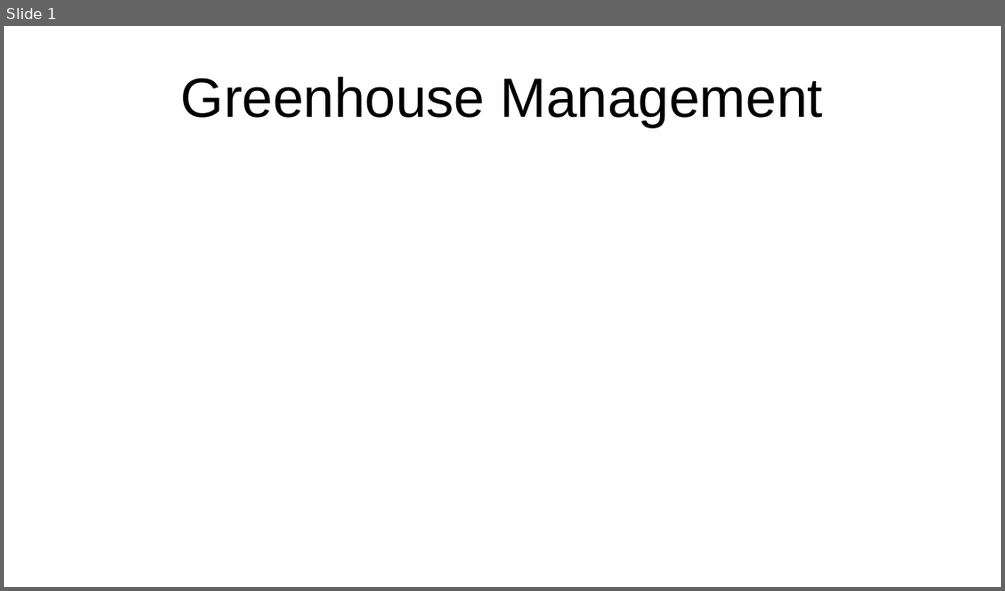
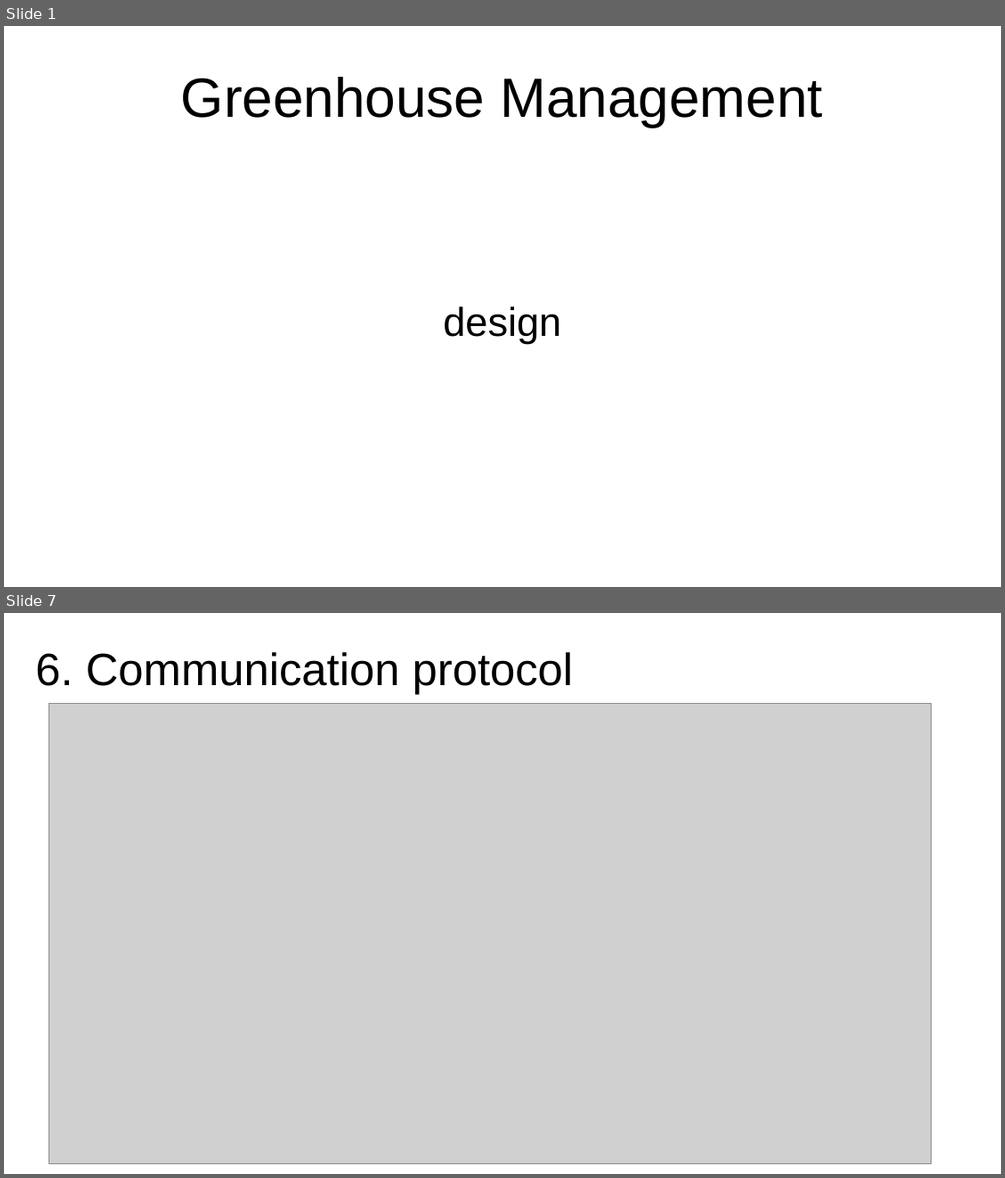
Before and after one commit to kaloyanMilev13/GreenHouse, a slide deck: doc/design/design_presentation.odp. Shown one above the other, each under a label of ours: slide 1 before the commit, slides 1 and 7 after it; the slides between them are not shown. The pictures are 1005x591 and 1005x1178 pixels, drawn with LibreOffice and Linux fonts; fonts in the diff are those of the drawing; grey boxes stand for pictures. Boxes give left, top, right and bottom in pixels: in the first picture for what was removed or moved away, otherwise in the second. Text is boxed around its words. In the diff, an @@ line names an element or a change of style, - is before the commit and + after.

```diff
--- a/doc/design/design_presentation.odp
+++ b/doc/design/design_presentation.odp
@@ slide 7 added at (4, 613, 1001, 1174), background #FFFFFF @@
@@ text added at (35, 652, 574, 694), 36 pt, text #000000 @@
+6. Communication protocol
@@ picture added at (49, 704, 931, 1164) @@
@@ slide 1 changed as well @@
@@ subtitle added at (443, 306, 561, 343), 32 pt, text #000000 @@
+design
```
Also in this commit, not shown: 6 other slides added, 1 slide removed, 4 other files.
